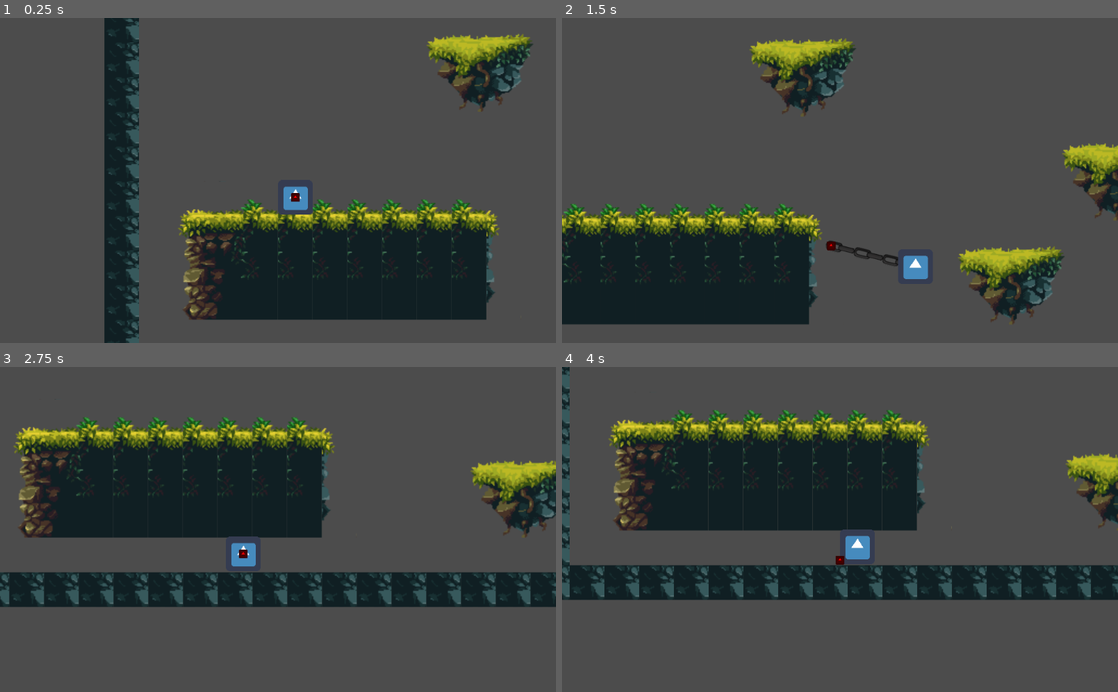
Above: before the commit, frames 1-4 (two rows, left to right).
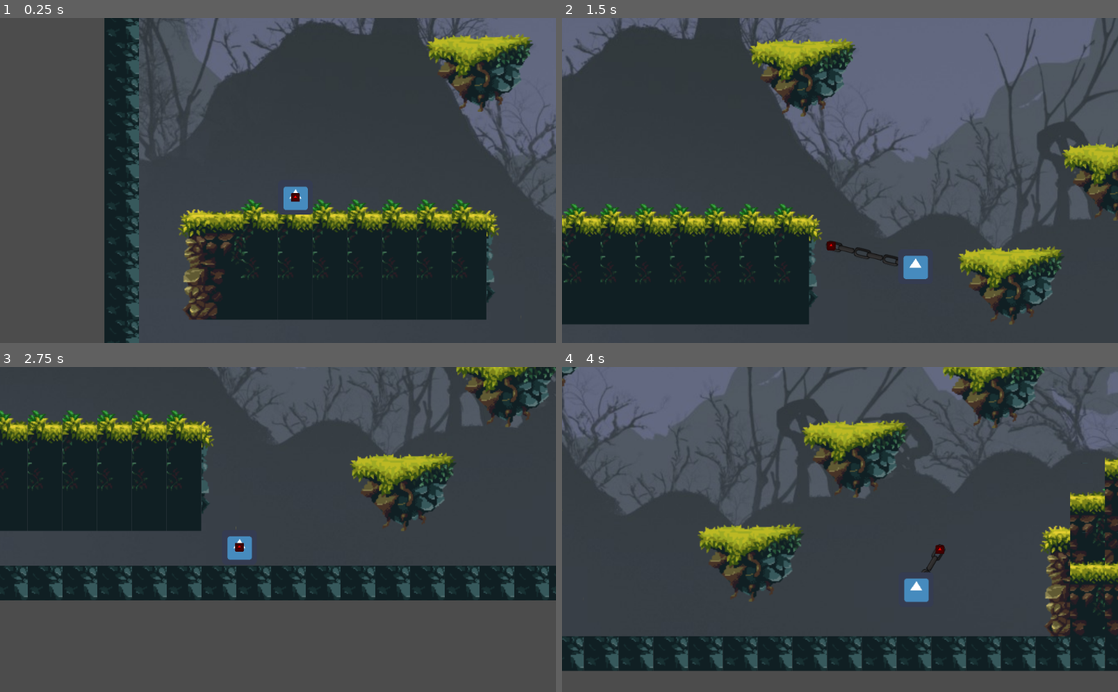
Above: after the commit, the same moments.

Repository: qwate/3chainz
Game: Godot game, scene res://game.tscn
Same seed, same stepped clock (60 frames per second), same inputs: the game is played once before the commit and once after it. The project has no main scene, so this scene is started directly. The engine's default icon, where the game draws it, is replaced by a stand-in: a white triangle on a blue panel in a dark square.
Inputs (mouse positions are in pixels of both pictures, inside the frame that each line leads up to):
- Up to frame 1 (0.25 s): no input
- Up to frame 2 (1.5 s): tap Enter at 0.5 s; move the mouse to (962, 164) at 0.52 s; hold Right (ui_right) from 0.53 s (still down); right-click (962, 164) at 0.6 s; tap Up (ui_up) at 0.77 s; move the mouse to (728, 196) at 1.27 s; click (728, 196) at 1.35 s
- Up to frame 3 (2.75 s): tap Up (ui_up) at 1.52 s; right-click (166, 545) at 1.55 s; move the mouse to (333, 458) at 2.02 s; release Right (ui_right) at 2.03 s; hold Left (ui_left) from 2.03 s (still down); right-click (333, 458) at 2.1 s
- Up to frame 4 (4 s): move the mouse to (812, 594) at 2.77 s; release Left (ui_left) at 2.78 s; hold Right (ui_right) from 2.78 s (still down); right-click (812, 594) at 2.85 s; tap Up (ui_up) at 3.02, 3.77 s; move the mouse to (1006, 578) at 3.52 s; click (1006, 578) at 3.6 s; right-click (1006, 578) at 3.8 s

The runs differ from the first frame. In frame 1, 16% of the frame differs, in the area x 25-100%, y 0-61%; in frame 2, 27%; in frame 3, 29%; in frame 4, 53%, in the area x 0-100%, y 0-94%.

Commit message:
bugfix. The hook isn't getting stuck in the walls/ceilings as much. Movement is feeling good. Moving on to enemies.

Diff:
--- a/body.gd
+++ b/body.gd
@@ -11,12 +11,18 @@
 var velocity = Vector2()
 var inFlight
 var targetLocal
+var flightCollision
 
 func _ready():
 	inFlight = false
 
 func _physics_process(delta):
 	if not inFlight:
+		flightCollision = null #chasing down this bug with another hack :/ update: seems to have helped.
+		#^^ this "bug" is a pain in the ass. 100% sure it is my fault, but I can't find the root cause as of now.
+		#most likely my shiiiity collision layers and not enough checks on getting the hook attached to
+		#collision shapes. might have to say "don't let perfect get in the way of good", even though I'm working with
+		#"bad" and "worse" in my case.
 		if Input.is_action_pressed("ui_left"):
 			velocity.x = -WALK_SPEED
 		elif Input.is_action_pressed("ui_right"):
@@ -38,26 +44,43 @@
 		if is_on_ceiling():
 			if velocity.y < 0:
 				velocity.y = GRAVITY
+
 		if is_on_wall():
 			velocity.x = 0
+		move_and_slide(velocity, Vector2(0,-1))
 
 	elif inFlight:
-		if (position - targetLocal).length() > 20:
+		#hacking a solution to the head getting stuck in walls and floors/ceilings
+		if flightCollision:
+			#dirty debugging
+			#print("flight collision check")
+			#velocity = velocity / grappleSpeed
+			#position = targetLocal
+			velocity = Vector2.ZERO
+			inFlight = false
+			targetLocal = null
+			emit_signal("flightDone")
+
+		elif (position - targetLocal).length() > 10:
 			velocity = (targetLocal - position).normalized() * grappleSpeed
+			#more dirty debugging
+			#print("am I here? inFlight")
+
 		else:
 			velocity = velocity / grappleSpeed
+			#position = targetLocal
+			flightCollision = null
 			inFlight = false
-			position = targetLocal
 			emit_signal("flightDone")
-	move_and_slide(velocity, Vector2(0,-1))
-
-
+		flightCollision = move_and_collide(velocity * delta)
 
 func jump():
 	velocity.y -= jumpVelocity
 
 func _on_chain_hook_attached(hook_pos):
-	print("hook_pos: ", hook_pos)
-	print("global_pos: ", global_position)
+	#I should learn how to debug better
+	#print("hook_pos: ", hook_pos)
+	#print("global_pos: ", global_position)
 	targetLocal = hook_pos
 	inFlight = true
+	velocity = (targetLocal - position).normalized() * grappleSpeed
--- a/chain.gd
+++ b/chain.gd
@@ -13,6 +13,7 @@
 var inCombo
 var inPull
 var player
+var hookAttached
 var comboTimer = Vector2()
 var attackDirection = Vector2()
 var attackVelocity = Vector2()
@@ -28,11 +29,11 @@
 	player = get_node('../body')
 
 func _physics_process(delta):
-	#Getting inputs relevant to the chain and its hook. Starting with actions while idle (not in
-	#the process of grappling or attacking)
 	if isIdle:
 		position = player.position + Vector2(16,16)
 		grappleTarget = null
+		inPull = false
+
 		head.position = Vector2.ZERO
 		if Input.is_action_just_pressed("right_click"):
 			grappleTarget = get_global_mouse_position()
@@ -43,9 +44,8 @@
 
 	if grappleTarget:
 		isIdle = false
-		if (head.global_position - grappleTarget).length() > 5:
+		if (head.global_position - grappleTarget).length() > 10:
 			chainVelocity = (grappleTarget - (self.global_position)).normalized() * chainSpeed
-			#chainVelocity = (grappleTarget - grappleOrigin).normalized() * chainSpeed
 			collisionPos = head.move_and_collide(chainVelocity * delta)
 			if collisionPos:
 				#print(collisionPos.position)
@@ -54,11 +54,11 @@
 		else:
 			if collisionPos:
 				inPull = true
+				emit_signal("hook_attached", head.global_position)
 				chainVelocity = Vector2.ZERO
 				clearChains()
 			else:
 				isIdle = true
-
 
 		if Input.is_action_just_pressed("ui_down"):
 			grappleTarget = null
@@ -66,8 +66,8 @@
 			clearChains()
 
 	if inPull:
-		emit_signal("hook_attached", head.global_position)
-		inPull = false
+		hookAttached = true
+		drawChains(head.position, (player.global_position - position) + Vector2(16,16))
 
 	if inCombo:
 		position = player.position + Vector2(16,16)
@@ -80,7 +80,6 @@
 			head.move_and_slide(attackVelocity)
 			drawChains(head.position, self.global_position - position)
 			#print(attackVelocity)
-
 
 func drawChains(headEnd, playerEnd):
 	if chainLinks.get_point_count() < 2:
@@ -100,82 +99,8 @@
 	attackDirection = get_global_mouse_position() - self.global_position
 	comboTimer = Vector2(0.0, weapon.swingTime)
 
-
-
 func _on_body_flightDone():
 	isIdle = true
-
-
-
-
-
-
-
-
-
-
-
-
-
-
-
-
-
-
-
-
-
-
-
-
-
-#const chainSpeed = 200
-#var isIdle = true
-#var isShooting = false
-#var target = Vector2()
-#var chainPos = Vector2()
-#var chainVelocity = Vector2()
-#
-#func _ready():
-#	isIdle = true
-#	isShooting = false
-#	$chainHead.position = self.global_position
-#
-#
-#func _physics_process(delta):
-#	if Input.is_action_just_pressed("right_click"):
-#		#createLine(get_global_mouse_position(), Vector2.ZERO)
-#		shootChain(get_global_mouse_position())
-#	if isShooting:
-#		if ($chainHead.position - target).length() < 10:
-#			$chainHead.position = target
-#			chainVelocity = Vector2.ZERO
-#			isShooting = false
-#			isIdle = true
-#
-#			$chainHead.position = position
-#		else:
-#			chainVelocity = (target - $chainHead.position).normalized() * chainSpeed
-#			$chainHead.move_and_slide(chainVelocity)
-#			createLine($chainHead.position, Vector2.ZERO)
-#	elif not isShooting:
-#		removeLine()
-#		$chainHead.position = position
-#
-#
-#func createLine(from, to):
-#	if $Line2D.get_point_count() < 2:
-#		$Line2D.clear_points()
-#		$Line2D.add_point(from - self.global_position)
-#		$Line2D.add_point(to)
-#	else:
-#		$Line2D.set_point_position(0, from - self.global_position)
-#		$Line2D.set_point_position(1, to)
-#func shootChain(to):
-#	target = to
-#	isIdle = false
-#	isShooting = true
-#
-#
-#func removeLine():
-#	$Line2D.clear_points()
+	grappleTarget = null
+	inPull = false
+	hookAttached = false
--- a/game.tscn
+++ b/game.tscn
@@ -6,6 +6,7 @@
 [ext_resource path="res://chain.gd" type="Script" id=4]
 [ext_resource path="res://chainCompletedHoriz.png" type="Texture" id=5]
 [ext_resource path="res://chainHead.gd" type="Script" id=6]
+[ext_resource path="res://night.jpg" type="Texture" id=7]
 
 [sub_resource type="ConvexPolygonShape2D" id=1]
 points = PoolVector2Array( 8.83334, 35, 103, 31.6667, 96, 64, 64, 96, 19.6667, 61.25 )
@@ -128,7 +129,7 @@
 height = 4.48471
 
 [sub_resource type="CircleShape2D" id=9]
-radius = 4.61693
+radius = 3.54547
 
 [node name="game" type="Node2D"]
 
@@ -143,10 +144,10 @@
 tile_data = PoolIntArray( 0, 4, 0, 1, 4, 0, 2, 4, 0, 3, 4, 0, 4, 4, 0, 5, 4, 0, 6, 4, 0, 7, 4, 0, 8, 4, 0, 9, 4, 0, 10, …(1595 unchanged characters)…
 
 [node name="background" type="Sprite" parent="map"]
-visible = false
 position = Vector2( 510, 300 )
 scale = Vector2( 0.765625, 0.8 )
 z_index = -2
+texture = ExtResource( 7 )
 
 [node name="character" type="Node2D" parent="."]
 
Not shown: 1 places in game.tscn that only renumber resources
